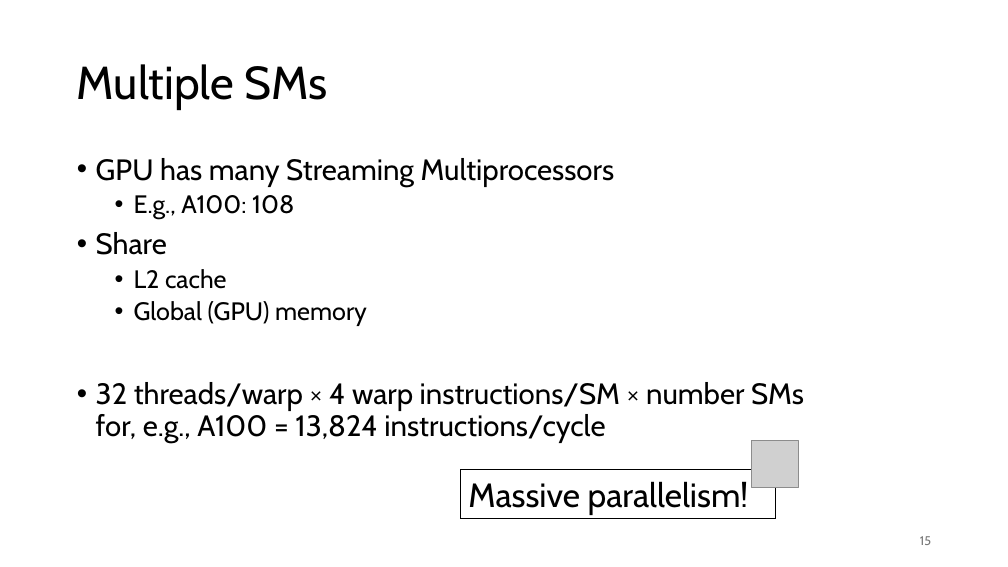
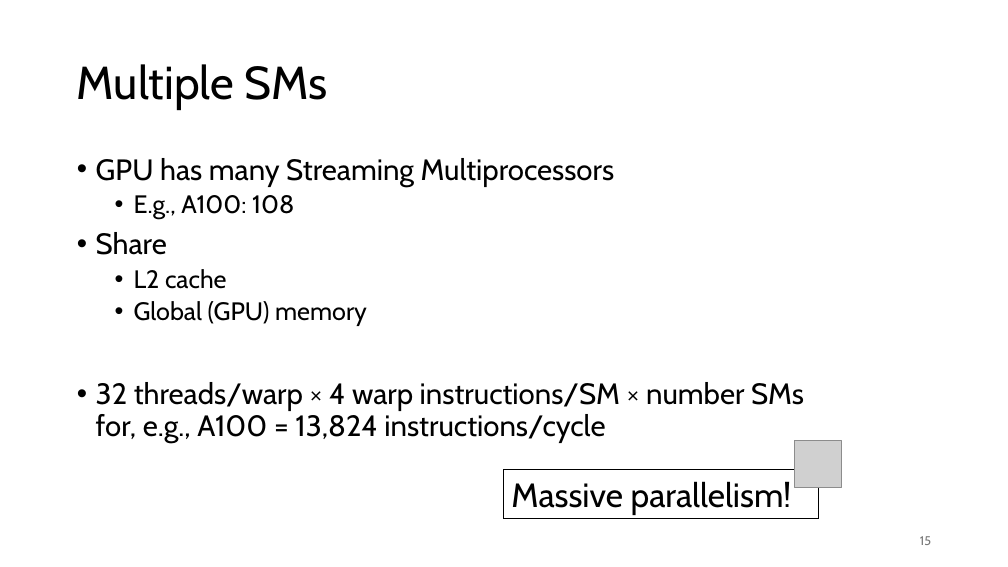
Before and after one commit to gjbex/GPU-programming, a slide deck: slide 15 of gpu_programming.pptx. Drawn at 1008x567 pixels with LibreOffice and Linux fonts; fonts in the diff are those of the drawing; grey boxes stand for pictures. Boxes give left, top, right and bottom in pixels: in the first picture for what was removed or moved away, otherwise in the second. Text is boxed around its words. In the diff, an @@ line names an element or a change of style, - is before the commit and + after.

```diff
--- a/gpu_programming.pptx
+++ b/gpu_programming.pptx
@@ picture removed at bbox=[752, 441, 799, 488] @@
@@ picture added at bbox=[795, 441, 842, 488] @@
@@ rectangle "Massive parallelism!": place and size @@
-rectangle "Massive parallelism!" at bbox=[461, 470, 776, 518]
+rectangle "Massive parallelism!" at bbox=[504, 470, 819, 518]
```
Also in this commit, not shown: 4 other slides changed.
